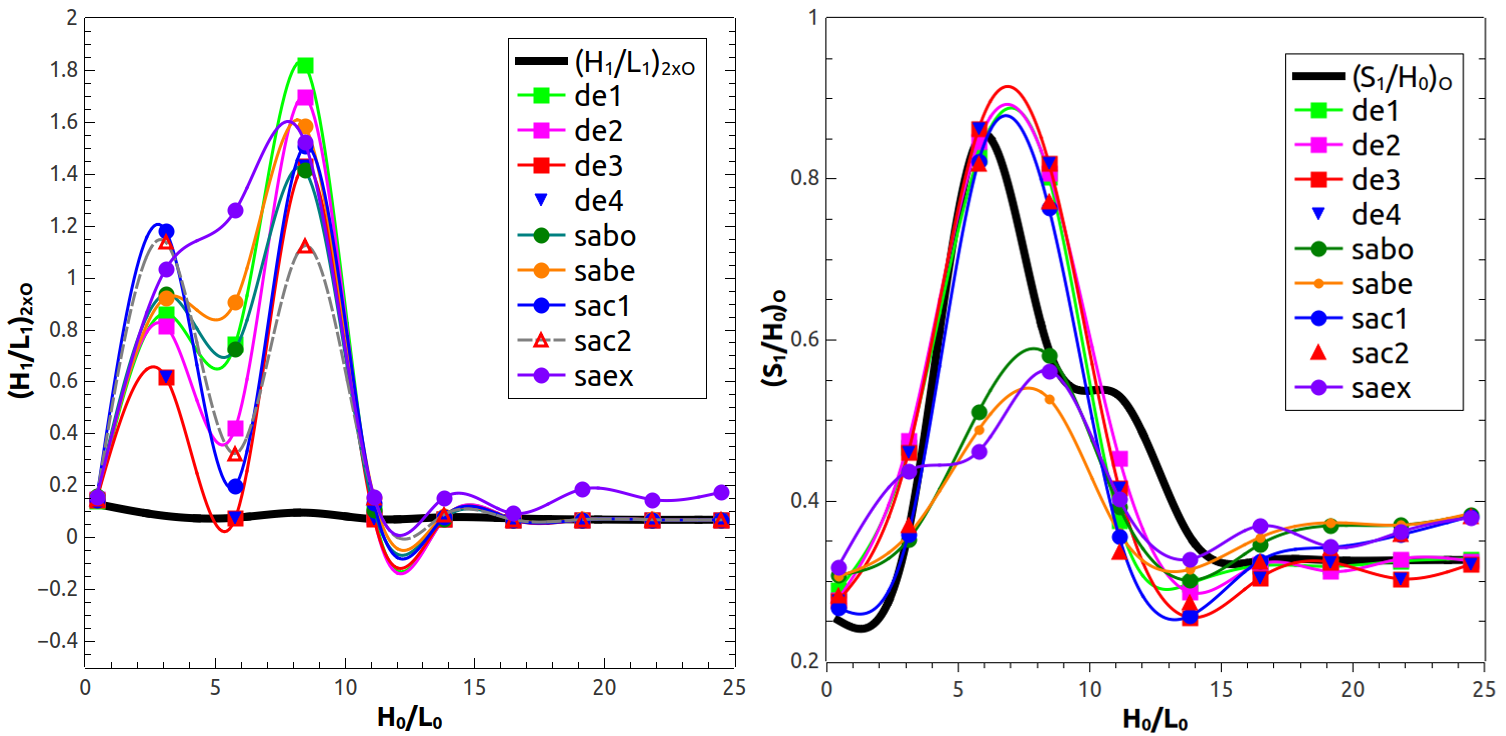
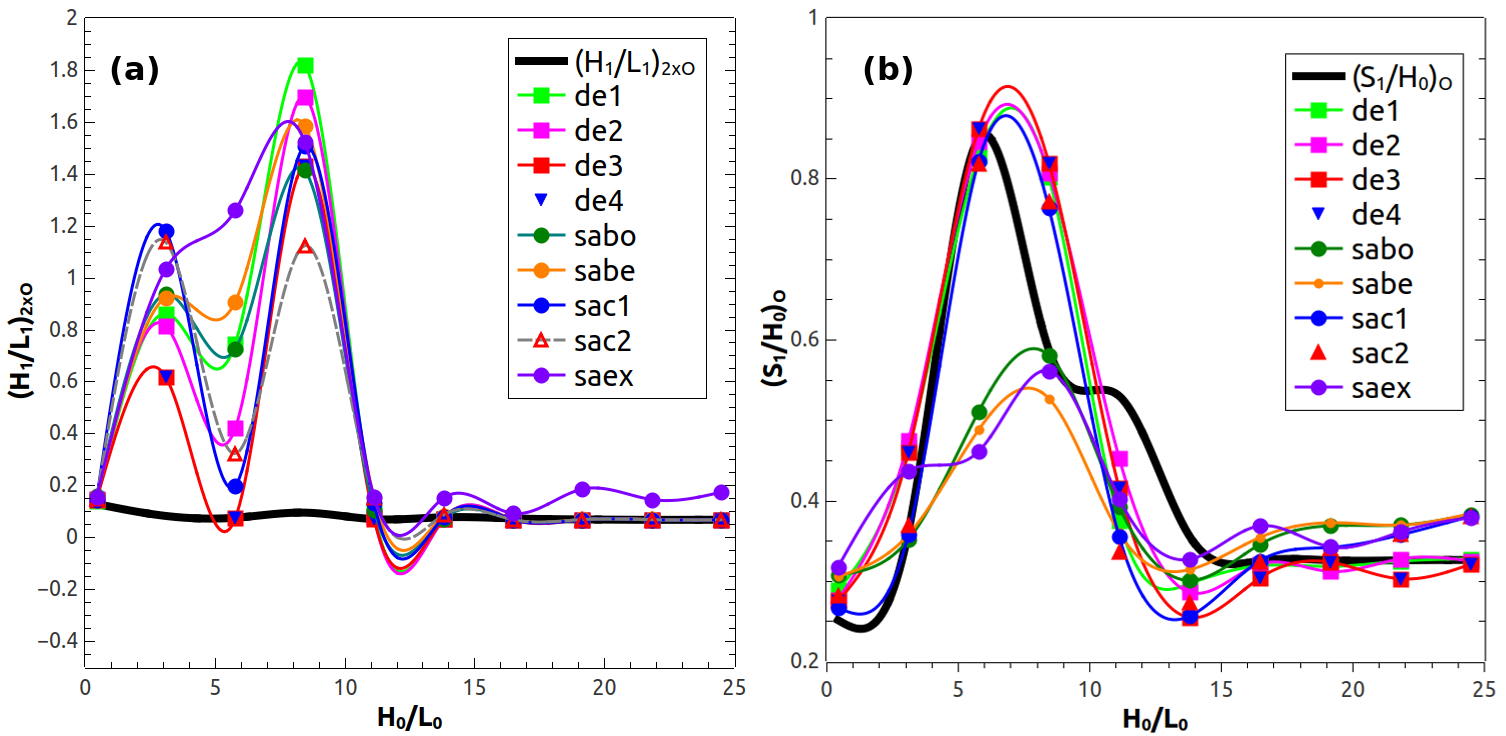
The second 1506 x 736 image is a revision of the first. Changes to its layers:
added layer "b" above "(a)" over [864, 56, 912, 85]
added layer "(a)" above "sih0" over [111, 56, 158, 85]
